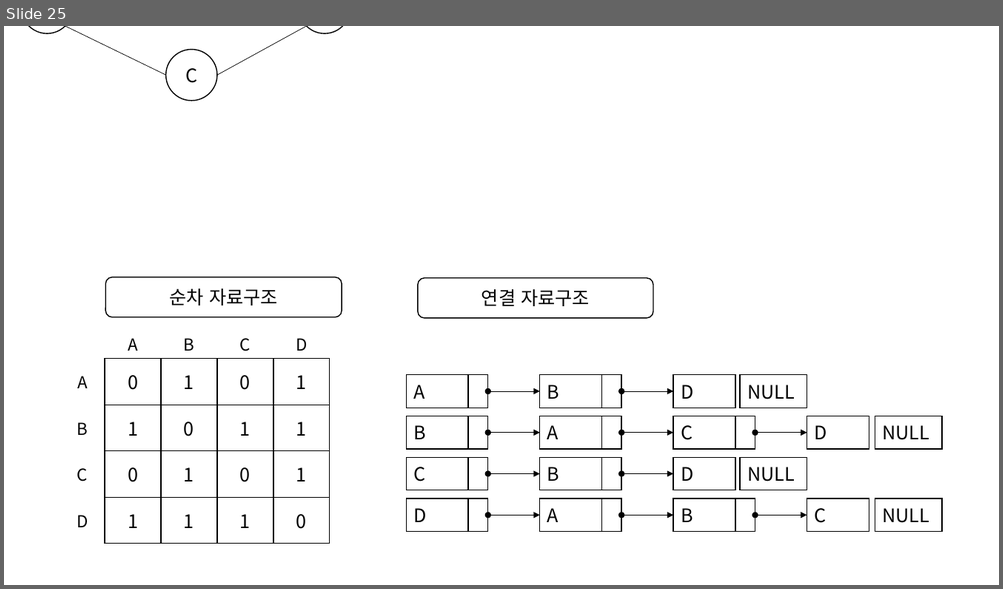
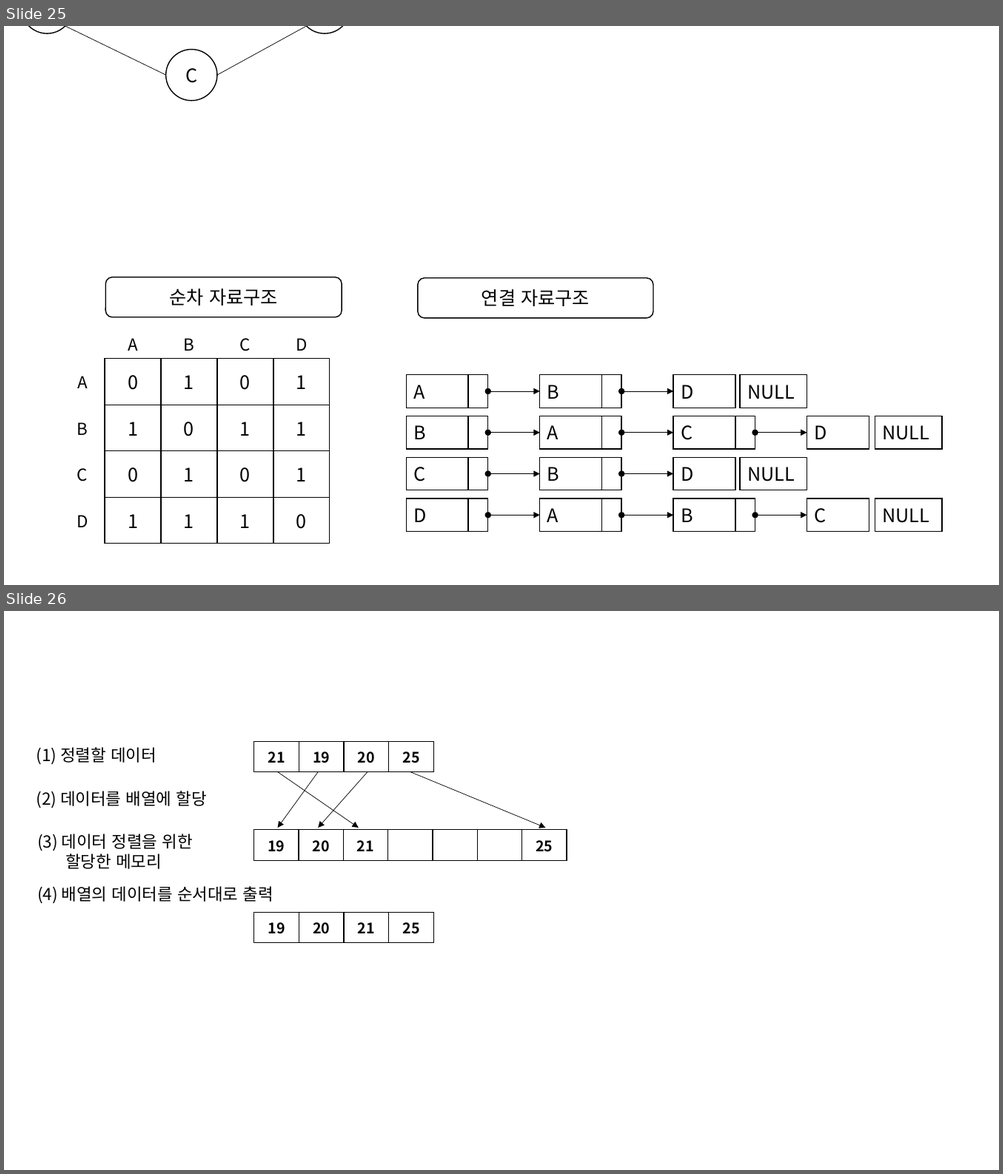
Before and after one commit to jjeong723/Study_note, a slide deck: 1st_study.pptx. Shown one above the other, each under a label of ours: slide 25 before the commit, slides 25 and 26 after it. The pictures are 1003x589 and 1003x1174 pixels, drawn with LibreOffice and Linux fonts; fonts in the diff are those of the drawing. Boxes give left, top, right and bottom in pixels: in the first picture for what was removed or moved away, otherwise in the second. Text is boxed around its words. In the diff, an @@ line names an element or a change of style, - is before the commit and + after.

```diff
--- a/1st_study.pptx
+++ b/1st_study.pptx
@@ slide 26 added at (4,611,999,1170), background #FFFFFF @@
@@ table added at (254,741,433,772), 1 rows, 4 columns @@
+21 | 19 | 20 | 25
@@ text added at (37,747,156,765), 16 pt, text #000000 @@
+(1) 정렬할 데이터
@@ arrow added from (278, 772) to (358, 828), #000000 0.5 pt @@
@@ arrow added from (318, 772) to (278, 828), #000000 0.5 pt @@
@@ arrow added from (367, 772) to (318, 828), #000000 0.5 pt @@
@@ arrow added from (410, 772) to (546, 828), #000000 0.5 pt @@
@@ text added at (37,791,207,809), 16 pt, text #000000 @@
+(2) 데이터를 배열에 할당
@@ table added at (254,829,567,860), 1 rows, 7 columns @@
+19 | 20 | 21 |  |  |  | 25
@@ text added at (37,834,192,869), 16 pt, text #000000 @@
+(3) 데이터 정렬을 위한
+할당한 메모리
@@ text added at (37,886,273,904), 16 pt, text #000000 @@
+(4) 배열의 데이터를 순서대로 출력
@@ table added at (254,912,433,943), 1 rows, 4 columns @@
+19 | 20 | 21 | 25
```
Also in this commit, not shown: 1 other slide added, 3 other files.
